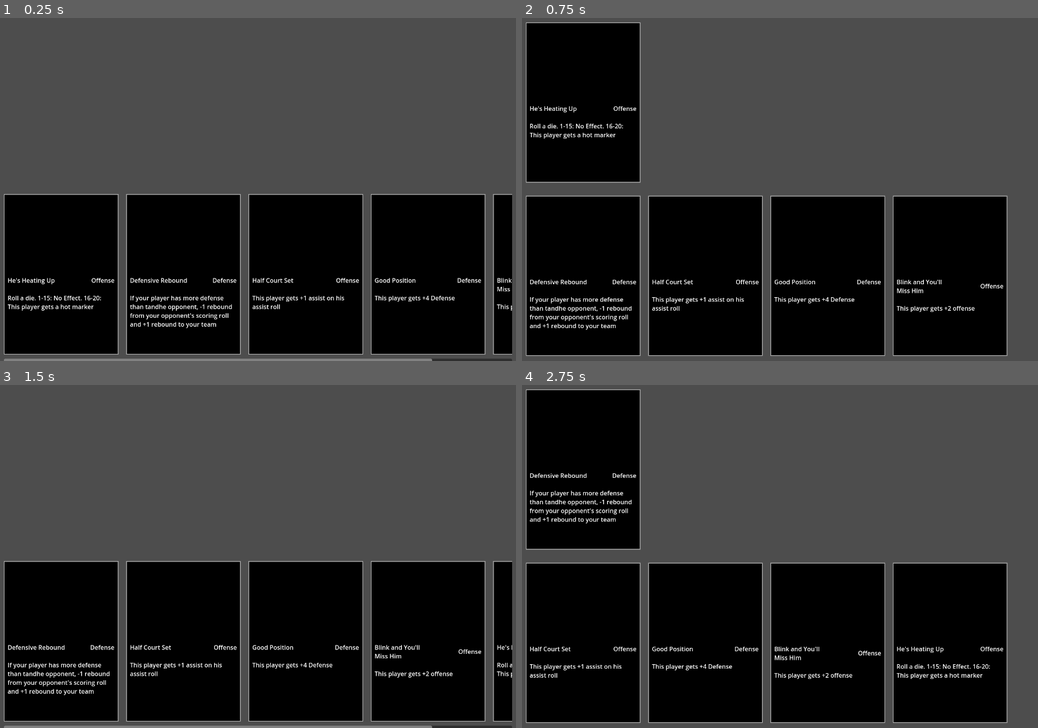
Above: before the commit, frames 1-4 (two rows, left to right).
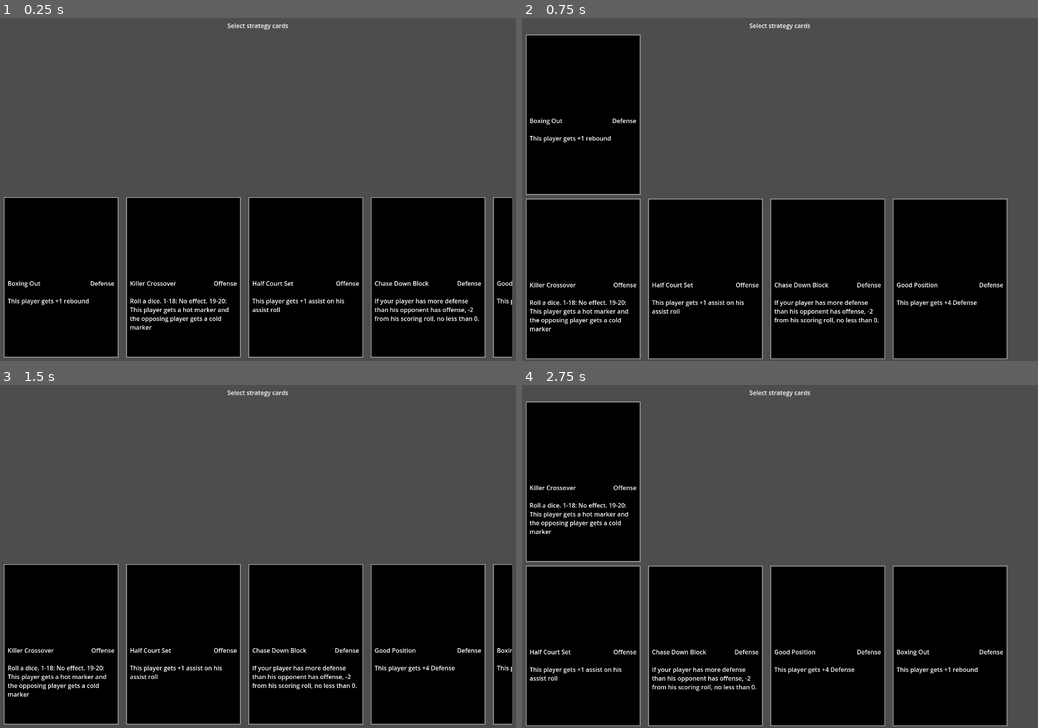
Above: after the commit, the same moments.

Repository: david8zhang/basketball-card-game
Game: Godot game, scene res://scenes/PickStrategyCards.tscn
The game is run twice, just before and just after one commit, with the same random seed, the same clock (stepped at 60 frames per second) and the same inputs. This scene is started directly instead of the project's main scene.
Inputs (mouse positions are in pixels of both pictures, inside the frame that each line leads up to):
- Up to frame 1 (0.25 s): no input
- Up to frame 2 (0.75 s): click (583, 275) at 0.52 s
- Up to frame 3 (1.5 s): click (61, 470) at 1.27 s
- Up to frame 4 (2.75 s): click (583, 642) at 2.02 s

The runs differ from the first frame. In frame 1, 5.8% of the frame differs, in the area x 0-100%, y 1-100%; in frame 2, 7.3%; in frame 3, 5.7%; in frame 4, 7.3%, in the area x 0-95%, y 1-100%.

Commit message:
select strategy cards at the beginning of the game

Diff:
--- a/scenes/PickStrategyCards.tscn
+++ b/scenes/PickStrategyCards.tscn
@@ -13,17 +13,34 @@
 script = ExtResource("1_s3bvw")
 strategy_card_scene = ExtResource("2_h2b5r")
 
+[node name="Title" type="Label" parent="."]
+layout_mode = 1
+anchors_preset = 5
+anchor_left = 0.5
+anchor_right = 0.5
+offset_left = -73.0
+offset_top = 10.0
+offset_right = 73.0
+offset_bottom = 33.0
+grow_horizontal = 2
+text = "Select strategy cards"
+horizontal_alignment = 1
+
 [node name="VBoxContainer" type="VBoxContainer" parent="."]
 layout_mode = 1
 anchors_preset = 15
 anchor_right = 1.0
 anchor_bottom = 1.0
+offset_top = -2.0
+offset_bottom = 2.0
 grow_horizontal = 2
 grow_vertical = 2
+theme_override_constants/separation = -20
 
 [node name="MarginContainer" type="MarginContainer" parent="VBoxContainer"]
 layout_mode = 2
 theme_override_constants/margin_left = 10
+theme_override_constants/margin_top = 40
 theme_override_constants/margin_right = 10
 
 [node name="ScrollContainer" type="ScrollContainer" parent="VBoxContainer/MarginContainer"]
@@ -52,3 +69,19 @@
 layout_mode = 2
 size_flags_vertical = 3
 theme_override_constants/separation = 20
+
+[node name="Continue" type="Button" parent="."]
+visible = false
+layout_mode = 1
+anchors_preset = 7
+anchor_left = 0.5
+anchor_top = 1.0
+anchor_right = 0.5
+anchor_bottom = 1.0
+offset_left = -59.0
+offset_top = -43.0
+offset_right = 59.0
+grow_horizontal = 2
+grow_vertical = 0
+theme_override_font_sizes/font_size = 25
+text = "Continue"
--- a/scripts/DraftScene.gd
+++ b/scripts/DraftScene.gd
@@ -26,7 +26,7 @@
 	for node in child_nodes:
 		var card_slot = node as CardSlot
 		card_slot.on_select_card.connect(on_set_bp_card)
-	continue_button.pressed.connect(go_to_game_scene)
+	continue_button.pressed.connect(go_to_next_scene)
 
 func init_cost_limit():
 	match SceneVariables.budget_tier:
@@ -97,13 +97,13 @@
 			return
 	continue_button.show()
 
-func go_to_game_scene():
+func go_to_next_scene():
 	var drafted_player_stats = {}
 	for node in card_slot_container.get_children():
 		var card_slot = node as CardSlot
 		drafted_player_stats[card_slot.player_position] = card_slot.card_in_slot.ball_player_stats
 	SceneVariables.player_team_bp_configs = drafted_player_stats
-	get_tree().change_scene_to_file("res://scenes/Main.tscn")
+	get_tree().change_scene_to_file("res://scenes/PickStrategyCards.tscn")
 
 func remove_drafted_bp_card(player_to_remove_name: String):
 	for card in players_to_pick_from_cards:
@@ -162,7 +162,6 @@
 	bp_card_preview.bp_stat_to_preview = bp_card.ball_player_stats
 	add_child(bp_card_preview)
 	bp_card_preview.on_close.connect(close_bp_card_preview)
-
 	var callable = Callable(self, "select_bp_card").bind(bp_card)
 	bp_card_preview.on_selected.connect(callable)
 
--- a/scripts/PickStrategyCards.gd
+++ b/scripts/PickStrategyCards.gd
@@ -3,30 +3,36 @@
 
 @onready var selected_cards_container = $VBoxContainer/MarginContainer/ScrollContainer/SelectedCardsContainer
 @onready var available_cards_container = $VBoxContainer/MarginContainer2/ScrollContainer/AvailableCardsContainer
+@onready var continue_button = $Continue as Button
 @export var strategy_card_scene: PackedScene
-var selected_cards = []
 var selected_strategy_card
 var num_cards_to_choose_from := 5
+const MAX_CARDS_TO_PICK := 3
 
 func _ready() -> void:
 	var all_configs = []
 	for strategy_name in SceneVariables.all_strategy_card_names:
 		var strategy_card_config = load("res://resources/strategy/" + strategy_name + ".tres") as StrategyCardConfig
 		all_configs.append(strategy_card_config)
-	all_configs.shuffle()
 	for i in range(0, num_cards_to_choose_from):
 		var strategy_card = strategy_card_scene.instantiate() as StrategyCard
-		strategy_card.strategy_card_config = all_configs[i]
+		strategy_card.strategy_card_config = all_configs.pick_random()
 		strategy_card.config_id = i
 		var on_select_callable = Callable(self, "add_strategy_card").bind(strategy_card)
 		available_cards_container.add_child(strategy_card)
 		strategy_card.button.pressed.connect(on_select_callable)
-		selected_cards.append(strategy_card)
+	continue_button.pressed.connect(go_to_game_scene)
 
 func add_strategy_card(selected_card: StrategyCard):
 	if selected_cards_container.get_children().has(selected_card):
 		selected_cards_container.remove_child(selected_card)
 		available_cards_container.add_child(selected_card)
-	else:
+	elif selected_cards_container.get_child_count() < MAX_CARDS_TO_PICK:
 		available_cards_container.remove_child(selected_card)
 		selected_cards_container.add_child(selected_card)
+	if selected_cards_container.get_child_count() == MAX_CARDS_TO_PICK:
+		continue_button.show()
+
+func go_to_game_scene():
+	SceneVariables.player_strategy_card_deck = selected_cards_container.get_children().map(func (c): return c.strategy_card_config)
+	get_tree().change_scene_to_file("res://scenes/Main.tscn")
--- a/scripts/PlayerTeam.gd
+++ b/scripts/PlayerTeam.gd
@@ -2,7 +2,7 @@
 extends Node
 
 @onready var game = get_node("/root/Main") as Game
-@onready var strategy_card_deck: StrategyCardDeck = $StrategyCardDeck
+@onready var strategy_card_deck = $StrategyCardDeck as StrategyCardDeck
 @export var starting_lineup_scene: PackedScene
 @export var lineup_selector_scene: PackedScene
 @export var starting_lineup_wrapper: VBoxContainer
@@ -13,32 +13,33 @@
 const NUM_STRATEGY_CARDS = 3
 
 func _ready():
-  if starting_lineup_wrapper != null:
-    starting_lineup = starting_lineup_scene.instantiate() as StartingLineup
-    starting_lineup_wrapper.add_child(starting_lineup)
-    starting_lineup.init_cards(SceneVariables.player_team_bp_configs)
+	if starting_lineup_wrapper != null:
+		starting_lineup = starting_lineup_scene.instantiate() as StartingLineup
+		starting_lineup_wrapper.add_child(starting_lineup)
+		starting_lineup.init_cards(SceneVariables.player_team_bp_configs)
+	strategy_card_deck.init_strategy_card_deck(SceneVariables.player_strategy_card_deck)
 
 func _process(_delta):
-  if !is_bp_card_callbacks_hooked:
-    hookup_bp_card_callbacks()
+	if !is_bp_card_callbacks_hooked:
+		hookup_bp_card_callbacks()
 
 func hookup_bp_card_callbacks():
-  for bp_card in starting_lineup.starting_lineup_cards:
-    if bp_card.button != null:
-      var callable = Callable(self, "on_bp_card_pressed").bind(bp_card)
-      bp_card.button.pressed.connect(callable)
-    else:
-      return
-  is_bp_card_callbacks_hooked = true
+	for bp_card in starting_lineup.starting_lineup_cards:
+		if bp_card.button != null:
+			var callable = Callable(self, "on_bp_card_pressed").bind(bp_card)
+			bp_card.button.pressed.connect(callable)
+		else:
+			return
+	is_bp_card_callbacks_hooked = true
 
 func on_bp_card_pressed(card: BallPlayerCard):
-  game.player_select_card_to_score_with(card)
+	game.player_select_card_to_score_with(card)
 
 func get_card_at_position(pos: BallPlayerStats.PlayerPosition):
-  return starting_lineup.get_card_at_position(pos)
+	return starting_lineup.get_card_at_position(pos)
 
 func get_starting_cards():
-  return starting_lineup.starting_lineup_cards
+	return starting_lineup.starting_lineup_cards
 
 func get_strategy_card_deck() -> Array:
-  return strategy_card_deck.cards
+	return strategy_card_deck.cards
--- a/scripts/StrategyCardDeck.gd
+++ b/scripts/StrategyCardDeck.gd
@@ -13,7 +13,7 @@
 		config = _config
 		config_id = _config_id
 
-func init_strategy_card_deck(strategy_card_configs: Array[StrategyCardConfig]):
+func init_strategy_card_deck(strategy_card_configs):
 	var idx = 0
 	for config in strategy_card_configs:
 		var config_wrapper = StrategyCardConfigWrapper.new(config, idx)
